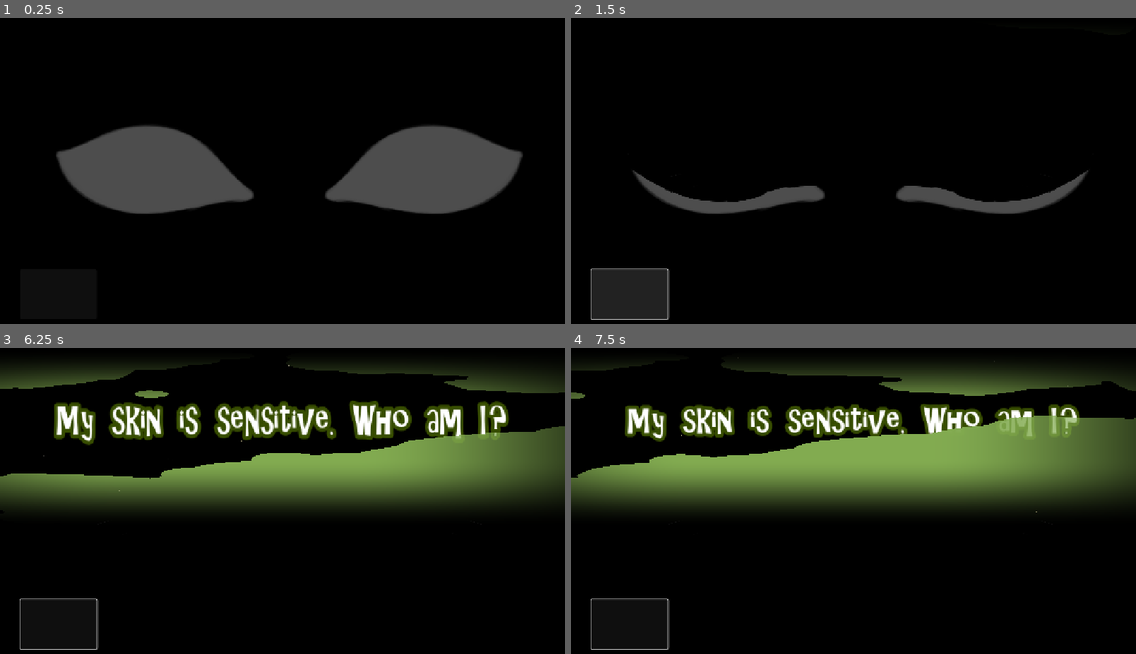
Above: before the commit, frames 1-4 (two rows, left to right).
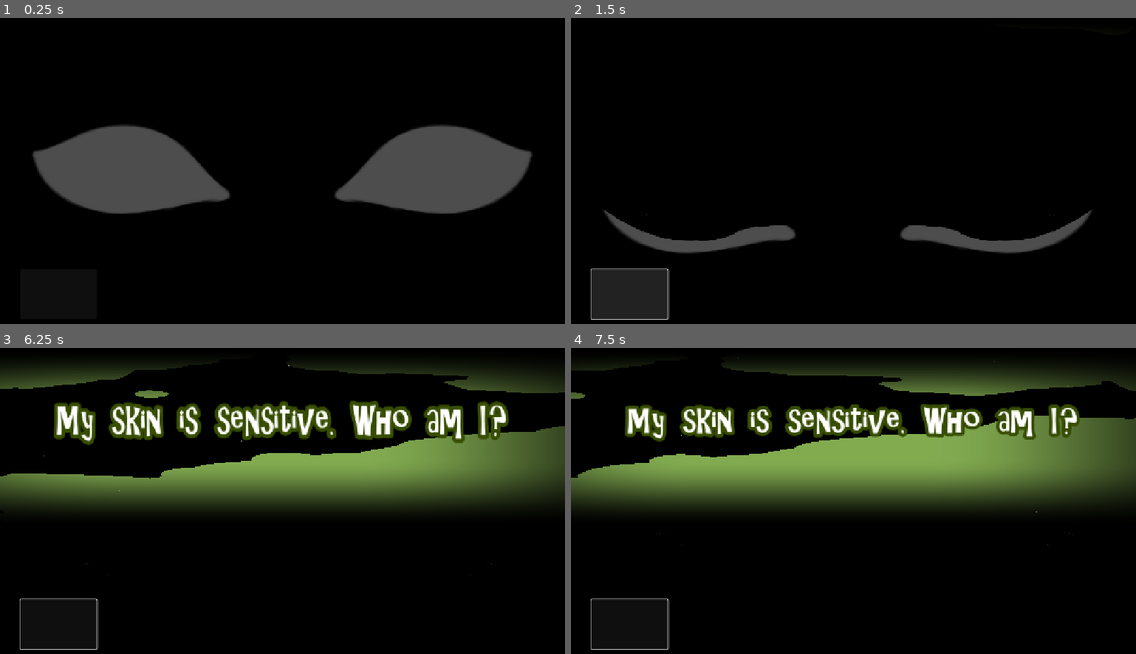
Above: after the commit, the same moments.

Repository: ACristoff/latechjam9
Game: Godot game, scene res://Game/eyes_overlay.tscn
The game is run twice, just before and just after one commit, with the same random seed, the same clock (stepped at 60 frames per second) and the same inputs. This scene is started directly instead of the project's main scene. Sound files missing from this copy of the repository are replaced by a short silence.
Inputs (mouse positions are in pixels of both pictures, inside the frame that each line leads up to):
- Up to frame 1 (0.25 s): no input
- Up to frame 2 (1.5 s): click (627, 293) at 0.5 s; click (627, 293) at 1.25 s
- Up to frame 3 (6.25 s): click (56, 623) at 2 s; move the mouse to (406, 491) at 2.77 s; move the mouse to (169, 522) at 3.52 s; move the mouse to (339, 436) at 4.27 s; move the mouse to (254, 571) at 5.02 s; move the mouse to (452, 553) at 5.77 s
- Up to frame 4 (7.5 s): move the mouse to (684, 458) at 6.52 s; move the mouse to (881, 507) at 7.27 s

The runs differ from the first frame. In frame 1, 3.8% of the frame differs, in the area x 5-95%, y 35-65%; in frame 2, 5.8%, in the area x 5-93%, y 49-77%; in frame 3, 0.1%; in frame 4, 0.8%.

Commit message:
eyes overlay

Diff:
--- a/Assets/Shaders/thought_bubble.tscn
+++ b/Assets/Shaders/thought_bubble.tscn
@@ -181,6 +181,21 @@
 color_ramp = SubResource("GradientTexture1D_12p6u")
 color_initial_ramp = SubResource("GradientTexture1D_uaqro")
 
+[sub_resource type="Animation" id="Animation_k30do"]
+length = 0.001
+tracks/0/type = "value"
+tracks/0/imported = false
+tracks/0/enabled = true
+tracks/0/path = NodePath("CanvasLayer/Label:scale")
+tracks/0/interp = 1
+tracks/0/loop_wrap = true
+tracks/0/keys = {
+"times": PackedFloat32Array(0),
+"transitions": PackedFloat32Array(1),
+"update": 0,
+"values": [Vector2(1, 1e-05)]
+}
+
 [sub_resource type="Animation" id="Animation_7k211"]
 resource_name = "showtext"
 tracks/0/type = "value"
@@ -194,21 +209,6 @@
 "transitions": PackedFloat32Array(3.24901, 1, 1),
 "update": 0,
 "values": [Vector2(1, 1e-05), Vector2(1, 1.325), Vector2(1, 1)]
-}
-
-[sub_resource type="Animation" id="Animation_k30do"]
-length = 0.001
-tracks/0/type = "value"
-tracks/0/imported = false
-tracks/0/enabled = true
-tracks/0/path = NodePath("CanvasLayer/Label:scale")
-tracks/0/interp = 1
-tracks/0/loop_wrap = true
-tracks/0/keys = {
-"times": PackedFloat32Array(0),
-"transitions": PackedFloat32Array(1),
-"update": 0,
-"values": [Vector2(1, 1e-05)]
 }
 
 [sub_resource type="AnimationLibrary" id="AnimationLibrary_7k2af"]
--- a/Game/UI/eyes_overlay.gd
+++ b/Game/UI/eyes_overlay.gd
@@ -9,6 +9,9 @@
 @onready var animation_player: AnimationPlayer = $CanvasLayer/Label2/AnimationPlayer
 @onready var blink: AnimationPlayer = $Blink
 @onready var thought_bubble: Control = $CanvasLayer/ThoughtBubble
+@onready var mouse_follow: Sprite2D = $MouseFollow
+
+
 
 
 
@@ -20,6 +23,8 @@
 var len2
 var len3
 var have_mode = true
+var target_pos
+var speed = 90
 
 func _ready() -> void:
 	label.add_theme_font_override("font", load("res://Assets/Fonts/runic.otf"))
@@ -131,3 +136,9 @@
 func _on_blink_animation_finished(anim_name: StringName) -> void:
 	if anim_name == "Close":
 		thought_bubble.begin()
+
+func _process(delta: float) -> void:
+	var mouse_pos = get_global_mouse_position().clamp(Vector2(600, 130), Vector2(680, 620))
+	print(mouse_pos)
+	#mouse_follow.global_position = mouse_pos
+	mouse_follow.global_position += mouse_follow.global_position.direction_to(mouse_pos) * speed * delta
--- a/Game/eyes_overlay.tscn
+++ b/Game/eyes_overlay.tscn
@@ -19,7 +19,7 @@
 tracks/0/type = "value"
 tracks/0/imported = false
 tracks/0/enabled = true
-tracks/0/path = NodePath("EyelidNormal:scale")
+tracks/0/path = NodePath("MouseFollow/EyelidNormal:scale")
 tracks/0/interp = 1
 tracks/0/loop_wrap = true
 tracks/0/keys = {
@@ -27,21 +27,6 @@
 "transitions": PackedFloat32Array(0.196146, 1, 0.203063, 1),
 "update": 0,
 "values": [Vector2(1, 0.45), Vector2(1, 1), Vector2(1, 1), Vector2(1, 0.42)]
-}
-
-[sub_resource type="Animation" id="Animation_lg1uy"]
-length = 0.001
-tracks/0/type = "value"
-tracks/0/imported = false
-tracks/0/enabled = true
-tracks/0/path = NodePath("EyelidNormal:scale")
-tracks/0/interp = 1
-tracks/0/loop_wrap = true
-tracks/0/keys = {
-"times": PackedFloat32Array(0),
-"transitions": PackedFloat32Array(1),
-"update": 0,
-"values": [Vector2(1, 0.46)]
 }
 
 [sub_resource type="Animation" id="Animation_3gnw5"]
@@ -51,7 +36,7 @@
 tracks/0/type = "value"
 tracks/0/imported = false
 tracks/0/enabled = true
-tracks/0/path = NodePath("EyelidNormal:scale")
+tracks/0/path = NodePath("MouseFollow/EyelidNormal:scale")
 tracks/0/interp = 1
 tracks/0/loop_wrap = true
 tracks/0/keys = {
@@ -68,7 +53,7 @@
 tracks/0/type = "value"
 tracks/0/imported = false
 tracks/0/enabled = true
-tracks/0/path = NodePath("EyelidNormal:scale")
+tracks/0/path = NodePath("MouseFollow/EyelidNormal:scale")
 tracks/0/interp = 1
 tracks/0/loop_wrap = true
 tracks/0/keys = {
@@ -76,6 +61,21 @@
 "transitions": PackedFloat32Array(1, 1),
 "update": 0,
 "values": [Vector2(1, 1), Vector2(1, 0.45)]
+}
+
+[sub_resource type="Animation" id="Animation_lg1uy"]
+length = 0.001
+tracks/0/type = "value"
+tracks/0/imported = false
+tracks/0/enabled = true
+tracks/0/path = NodePath("MouseFollow/EyelidNormal:scale")
+tracks/0/interp = 1
+tracks/0/loop_wrap = true
+tracks/0/keys = {
+"times": PackedFloat32Array(0),
+"transitions": PackedFloat32Array(1),
+"update": 0,
+"values": [Vector2(1, 0.46)]
 }
 
 [sub_resource type="AnimationLibrary" id="AnimationLibrary_khmkl"]
@@ -84,6 +84,45 @@
 &"Close": SubResource("Animation_3gnw5"),
 &"Open": SubResource("Animation_7qflp"),
 &"RESET": SubResource("Animation_lg1uy")
+}
+
+[sub_resource type="Animation" id="Animation_lagbl"]
+length = 0.001
+tracks/0/type = "value"
+tracks/0/imported = false
+tracks/0/enabled = true
+tracks/0/path = NodePath(".:scale")
+tracks/0/interp = 1
+tracks/0/loop_wrap = true
+tracks/0/keys = {
+"times": PackedFloat32Array(0),
+"transitions": PackedFloat32Array(1),
+"update": 0,
+"values": [Vector2(1, 1)]
+}
+tracks/1/type = "value"
+tracks/1/imported = false
+tracks/1/enabled = true
+tracks/1/path = NodePath(".:modulate")
+tracks/1/interp = 1
+tracks/1/loop_wrap = true
+tracks/1/keys = {
+"times": PackedFloat32Array(0),
+"transitions": PackedFloat32Array(1),
+"update": 0,
+"values": [Color(1, 1, 1, 1)]
+}
+tracks/2/type = "value"
+tracks/2/imported = false
+tracks/2/enabled = true
+tracks/2/path = NodePath("../Static:modulate")
+tracks/2/interp = 1
+tracks/2/loop_wrap = true
+tracks/2/keys = {
+"times": PackedFloat32Array(0),
+"transitions": PackedFloat32Array(1),
+"update": 0,
+"values": [Color(1, 1, 1, 0)]
 }
 
 [sub_resource type="Animation" id="Animation_oy2lk"]
@@ -126,45 +165,6 @@
 "values": [Color(1, 1, 1, 0), Color(1, 1, 1, 0.223529)]
 }
 
-[sub_resource type="Animation" id="Animation_lagbl"]
-length = 0.001
-tracks/0/type = "value"
-tracks/0/imported = false
-tracks/0/enabled = true
-tracks/0/path = NodePath(".:scale")
-tracks/0/interp = 1
-tracks/0/loop_wrap = true
-tracks/0/keys = {
-"times": PackedFloat32Array(0),
-"transitions": PackedFloat32Array(1),
-"update": 0,
-"values": [Vector2(1, 1)]
-}
-tracks/1/type = "value"
-tracks/1/imported = false
-tracks/1/enabled = true
-tracks/1/path = NodePath(".:modulate")
-tracks/1/interp = 1
-tracks/1/loop_wrap = true
-tracks/1/keys = {
-"times": PackedFloat32Array(0),
-"transitions": PackedFloat32Array(1),
-"update": 0,
-"values": [Color(1, 1, 1, 1)]
-}
-tracks/2/type = "value"
-tracks/2/imported = false
-tracks/2/enabled = true
-tracks/2/path = NodePath("../Static:modulate")
-tracks/2/interp = 1
-tracks/2/loop_wrap = true
-tracks/2/keys = {
-"times": PackedFloat32Array(0),
-"transitions": PackedFloat32Array(1),
-"update": 0,
-"values": [Color(1, 1, 1, 0)]
-}
-
 [sub_resource type="AnimationLibrary" id="AnimationLibrary_lagbl"]
 _data = {
 &"RESET": SubResource("Animation_lagbl"),
@@ -184,69 +184,95 @@
 [node name="EyesOverlay" type="Node2D"]
 script = ExtResource("1_5kjw7")
 
-[node name="EyeNormal" type="Node2D" parent="."]
-
-[node name="Eye" type="Sprite2D" parent="EyeNormal"]
-position = Vector2(650, 360)
+[node name="MouseFollow" type="Sprite2D" parent="."]
+position = Vector2(640, 360)
+
+[node name="EyeNormal" type="Node2D" parent="MouseFollow"]
+position = Vector2(-640, -360)
+
+[node name="Eye" type="Sprite2D" parent="MouseFollow/EyeNormal"]
+position = Vector2(597, 360)
 scale = Vector2(0.5, 0.5)
 texture = ExtResource("1_6h8ov")
 
-[node name="Eye2" type="Sprite2D" parent="EyeNormal"]
-position = Vector2(660, 360)
+[node name="Eye2" type="Sprite2D" parent="MouseFollow/EyeNormal"]
+position = Vector2(683, 360)
 rotation = -3.14159
 scale = Vector2(0.5, -0.5)
 texture = ExtResource("1_6h8ov")
 
-[node name="EyelidNormal" type="Node2D" parent="."]
+[node name="LeftEye" type="Area2D" parent="MouseFollow/EyeNormal"]
+position = Vector2(-46, 0)
+
+[node name="CollisionPolygon2D" type="CollisionPolygon2D" parent="MouseFollow/EyeNormal/LeftEye"]
+polygon = PackedVector2Array(326, 257, 421, 279, 475, 326, 509, 369, 544, 393, 372, 424, 300, 426, 209, 394, 158, 344, 149, 317, 201, 300, 262, 272)
+
+[node name="RightEye" type="Area2D" parent="MouseFollow/EyeNormal"]
+position = Vector2(1326, 0)
+scale = Vector2(-1, 1)
+
+[node name="CollisionPolygon2D" type="CollisionPolygon2D" parent="MouseFollow/EyeNormal/RightEye"]
+polygon = PackedVector2Array(326, 257, 421, 279, 475, 326, 509, 369, 544, 393, 372, 424, 300, 426, 209, 394, 158, 344, 149, 317, 201, 300, 262, 272)
+
+[node name="EyelidNormal" type="Node2D" parent="MouseFollow"]
+position = Vector2(-640, -360)
 scale = Vector2(1, 0.46)
 
-[node name="Eyelid" type="Sprite2D" parent="EyelidNormal"]
-position = Vector2(650, 360)
+[node name="Eyelid" type="Sprite2D" parent="MouseFollow/EyelidNormal"]
+position = Vector2(597, 360)
 scale = Vector2(0.5, 0.5)
 texture = ExtResource("2_ooq33")
 
-[node name="Eyelid2" type="Sprite2D" parent="EyelidNormal"]
-position = Vector2(660, 360)
+[node name="Eyelid2" type="Sprite2D" parent="MouseFollow/EyelidNormal"]
+position = Vector2(683, 360)
 rotation = 3.14159
 scale = Vector2(0.5, -0.5)
 texture = ExtResource("2_ooq33")
 
+[node name="ColorRect5" type="ColorRect" parent="MouseFollow"]
+offset_left = -60.0
+offset_top = -1344.0
+offset_right = 73.0
+offset_bottom = 737.0
+mouse_filter = 2
+color = Color(0, 0, 0, 1)
+
+[node name="ColorRect" type="ColorRect" parent="MouseFollow"]
+offset_left = -1939.0
+offset_top = -1344.0
+offset_right = -587.0
+offset_bottom = 1365.0
+mouse_filter = 2
+color = Color(0, 0, 0, 1)
+
+[node name="ColorRect4" type="ColorRect" parent="MouseFollow"]
+offset_left = -1939.0
+offset_top = 278.0
+offset_right = 1450.0
+offset_bottom = 1365.0
+mouse_filter = 2
+color = Color(0, 0, 0, 1)
+
+[node name="ColorRect2" type="ColorRect" parent="MouseFollow"]
+offset_left = 617.0
+offset_top = -1344.0
+offset_right = 1969.0
+offset_bottom = 1365.0
+mouse_filter = 2
+color = Color(0, 0, 0, 1)
+
+[node name="ColorRect3" type="ColorRect" parent="MouseFollow"]
+offset_left = -846.0
+offset_top = -1344.0
+offset_right = 1969.0
+offset_bottom = -415.0
+mouse_filter = 2
+color = Color(0, 0, 0, 1)
+
 [node name="Blink" type="AnimationPlayer" parent="."]
 libraries = {
 &"": SubResource("AnimationLibrary_khmkl")
 }
-
-[node name="ColorRect" type="ColorRect" parent="."]
-offset_left = -1299.0
-offset_top = -984.0
-offset_right = 53.0
-offset_bottom = 1725.0
-mouse_filter = 2
-color = Color(0, 0, 0, 1)
-
-[node name="ColorRect4" type="ColorRect" parent="."]
-offset_left = -1299.0
-offset_top = 638.0
-offset_right = 2090.0
-offset_bottom = 1725.0
-mouse_filter = 2
-color = Color(0, 0, 0, 1)
-
-[node name="ColorRect2" type="ColorRect" parent="."]
-offset_left = 1257.0
-offset_top = -984.0
-offset_right = 2609.0
-offset_bottom = 1725.0
-mouse_filter = 2
-color = Color(0, 0, 0, 1)
-
-[node name="ColorRect3" type="ColorRect" parent="."]
-offset_left = -206.0
-offset_top = -984.0
-offset_right = 2609.0
-offset_bottom = -55.0
-mouse_filter = 2
-color = Color(0, 0, 0, 1)
 
 [node name="CanvasLayer" type="CanvasLayer" parent="."]
 
